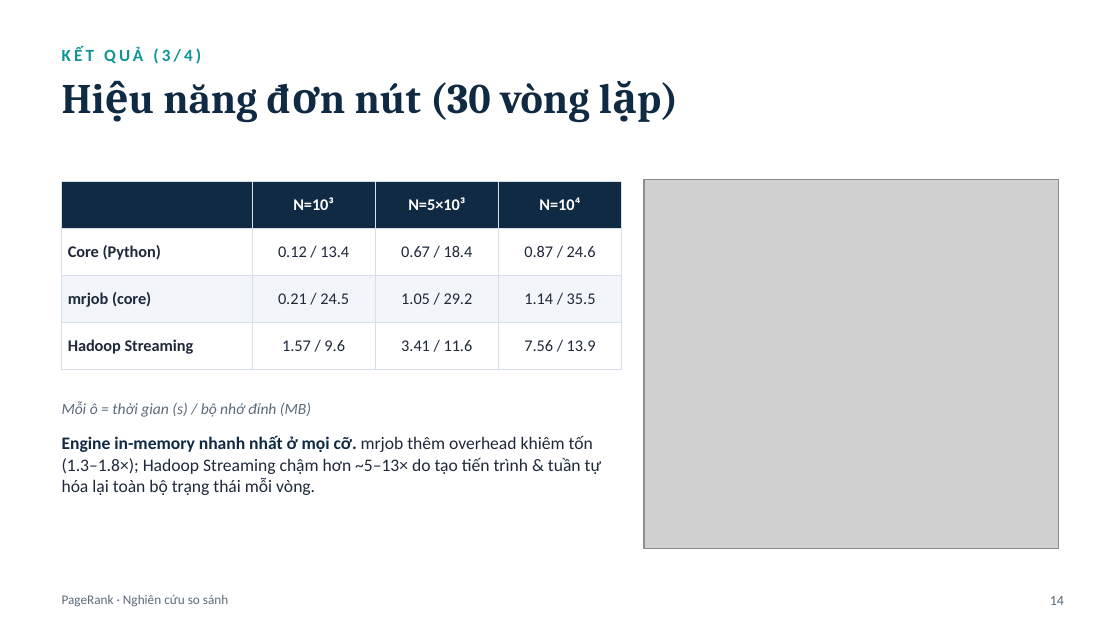
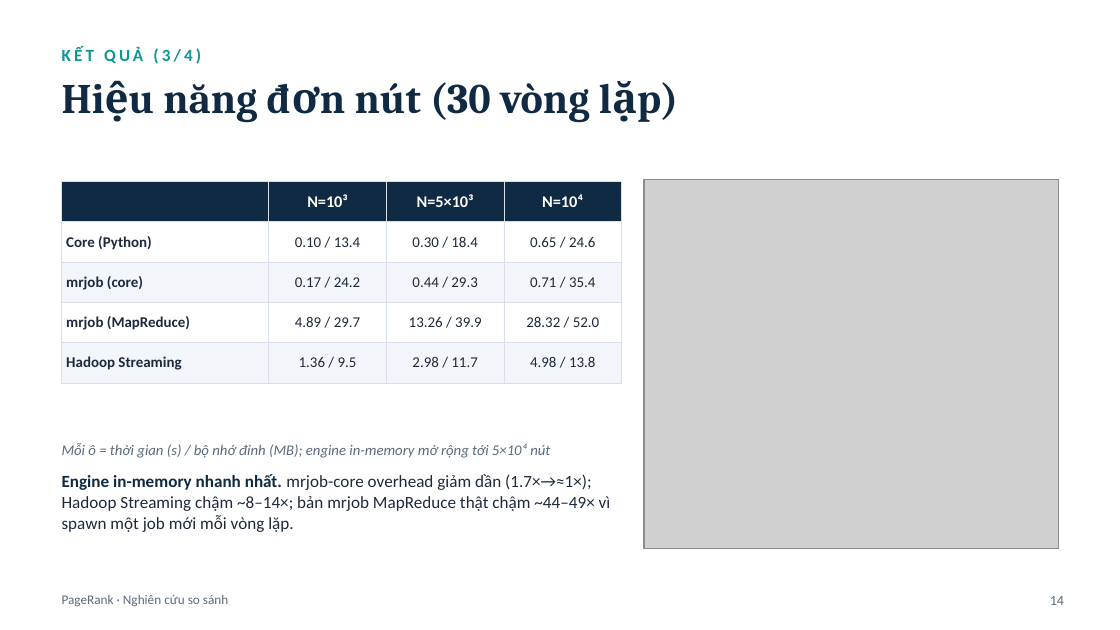
Before and after one commit to DOAN-VAN-HUNG-CUONG/Pagerank, a slide deck: slide 15 of PageRank_Presentation.pptx. Drawn at 1120x630 pixels with LibreOffice and Linux fonts; fonts in the diff are those of the drawing; grey boxes stand for pictures. Boxes give left, top, right and bottom in pixels: in the first picture for what was removed or moved away, otherwise in the second. Text is boxed around its words. In the diff, an @@ line names an element or a change of style, - is before the commit and + after.

```diff
--- a/PageRank_Presentation.pptx
+++ b/PageRank_Presentation.pptx
@@ table at (62, 181, 622, 374) @@
-row 2: Core (Python) | 0.12 / 13.4 | 0.67 / 18.4 | 0.87 / 24.6
-row 3: mrjob (core) | 0.21 / 24.5 | 1.05 / 29.2 | 1.14 / 35.5
-row 4: Hadoop Streaming | 1.57 / 9.6 | 3.41 / 11.6 | 7.56 / 13.9
+row 2: Core (Python) | 0.10 / 13.4 | 0.30 / 18.4 | 0.65 / 24.6
+row 3: mrjob (core) | 0.17 / 24.2 | 0.44 / 29.3 | 0.71 / 35.4
+row 4: mrjob (MapReduce) | 4.89 / 29.7 | 13.26 / 39.9 | 28.32 / 52.0
+row 5: Hadoop Streaming | 1.36 / 9.5 | 2.98 / 11.7 | 4.98 / 13.8
@@ text at (62, 443, 550, 458): text changed; size 10 to 9.5 pt @@
-Mỗi ô = thời gian (s) / bộ nhớ đỉnh (MB)
+Mỗi ô = thời gian (s) / bộ nhớ đỉnh (MB); engine in-memory mở rộng tới 5×10⁴ nút
@@ text at (62, 474, 611, 532): text changed; size 11.3 to 11 pt @@
-Engine in-memory nhanh nhất ở mọi cỡ. mrjob thêm overhead khiêm tốn (1.3–1.8×); Hadoop Streaming chậm hơn ~5–13× do tạo tiến trình & tuần tự hóa lại toàn bộ trạng thái mỗi vòng.
+Engine in-memory nhanh nhất. mrjob-core overhead giảm dần (1.7×→≈1×); Hadoop Streaming chậm ~8–14×; bản mrjob MapReduce thật chậm ~44–49× vì spawn một job mới mỗi vòng lặp.
```
Also in this commit, not shown: 3 other slides changed, 27 other files.
